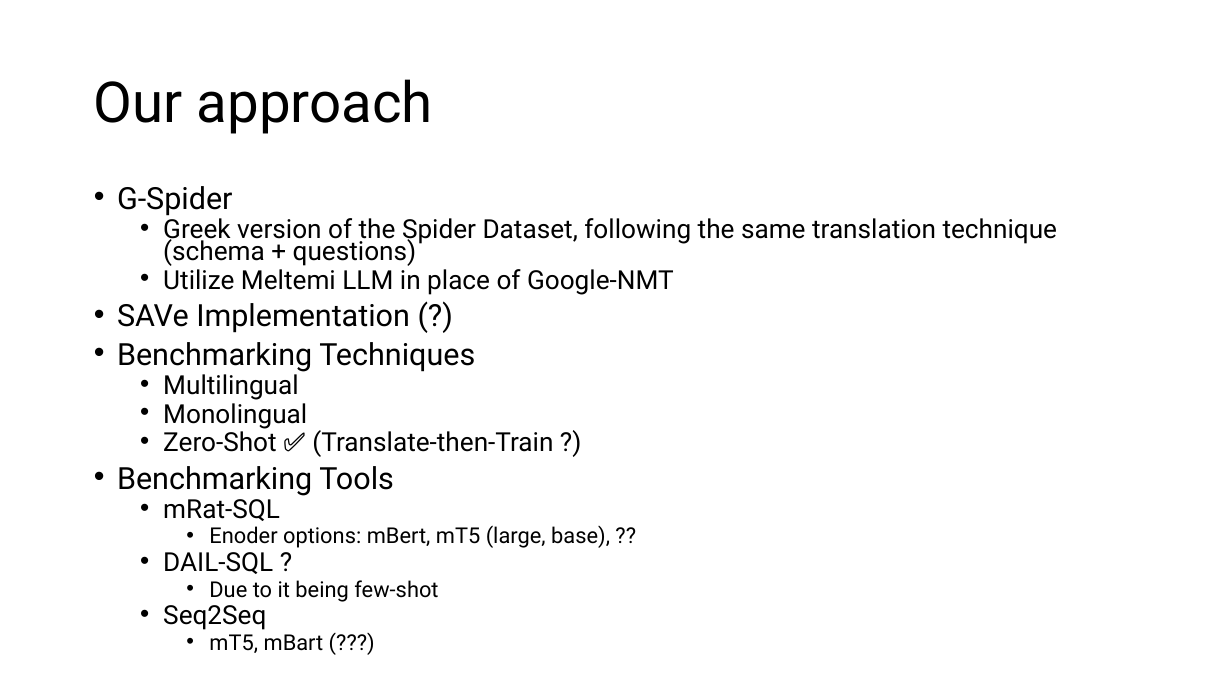
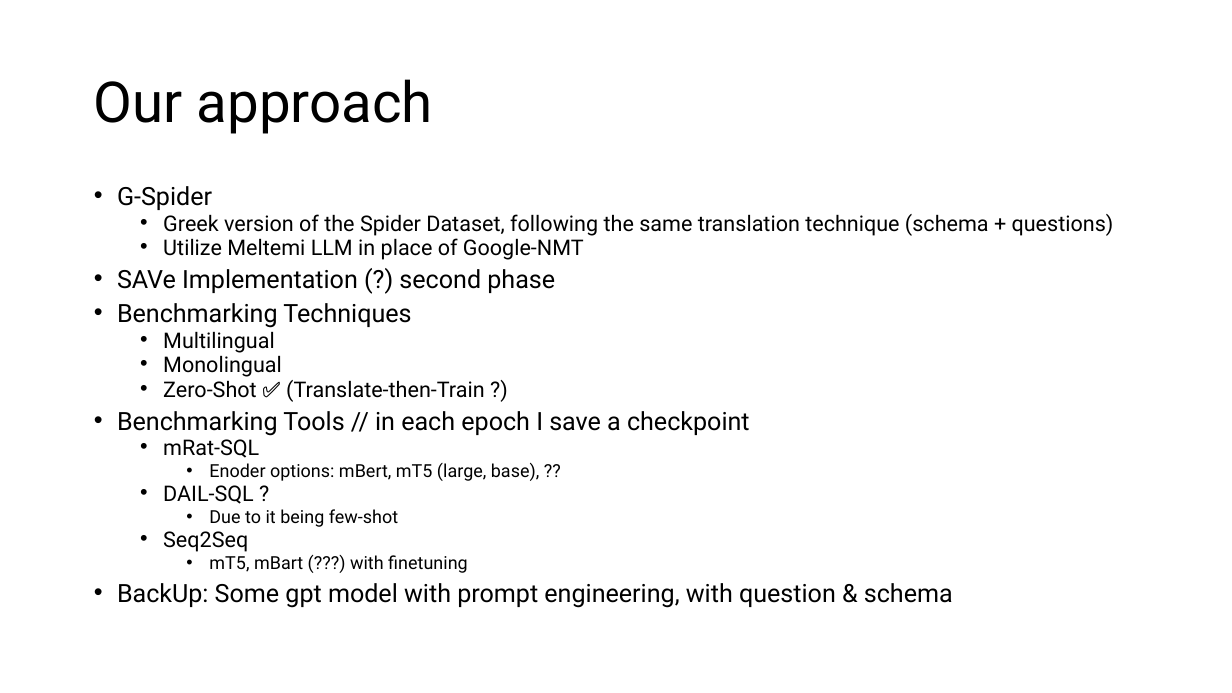
Before and after one commit to giannisfourfouris/Database-Systems, a slide deck: slide 18 of Presentation/MultiSpider_Presentation.pptx. Drawn at 1232x693 pixels with LibreOffice and Linux fonts; fonts in the diff are those of the drawing. Boxes give left, top, right and bottom in pixels: in the first picture for what was removed or moved away, otherwise in the second. Text is boxed around its words. In the diff, an @@ line names an element or a change of style, - is before the commit and + after.

Commit message:
Update presentation with the feedback

```diff
--- a/Presentation/MultiSpider_Presentation.pptx
+++ b/Presentation/MultiSpider_Presentation.pptx
@@ text at (117, 186, 1114, 552): size 23.8 to 19.6 pt in "G-Spider", "Benchmarking Techniques"; size 20.4 to 16.8 pt in "Greek version of the Spider Dataset, following ...", "Utilize Meltemi LLM in place of Google-NMT", "Multilingual", "Monolingual" and 4 more places; size 17 to 14 pt in "Enoder options: mBert, mT5 (large, base), ??", "Due to it being few-shot" @@
@@ text at (117, 269, 555, 293): text changed; size 23.8 to 19.6 pt @@
-• SAVe Implementation (?)
+• SAVe Implementation (?) second phase
@@ text at (117, 411, 750, 436): text changed; size 23.8 to 19.6 pt @@
-• Benchmarking Tools
+• Benchmarking Tools // in each epoch I save a checkpoint
@@ text at (117, 555, 953, 608): text changed; size 17 to 19.6 pt @@
-    • mT5, mBart (???)
+    • mT5, mBart (???) with finetuning
+• BackUp: Some gpt model with prompt engineering, with question & schema
```
